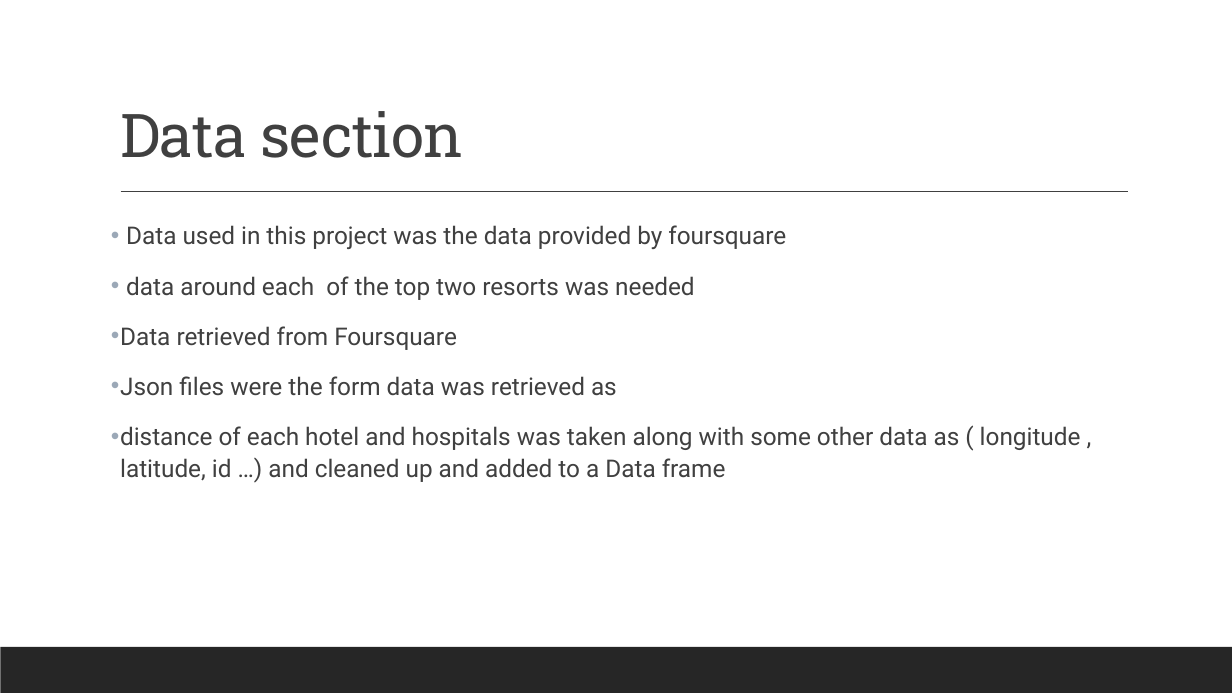
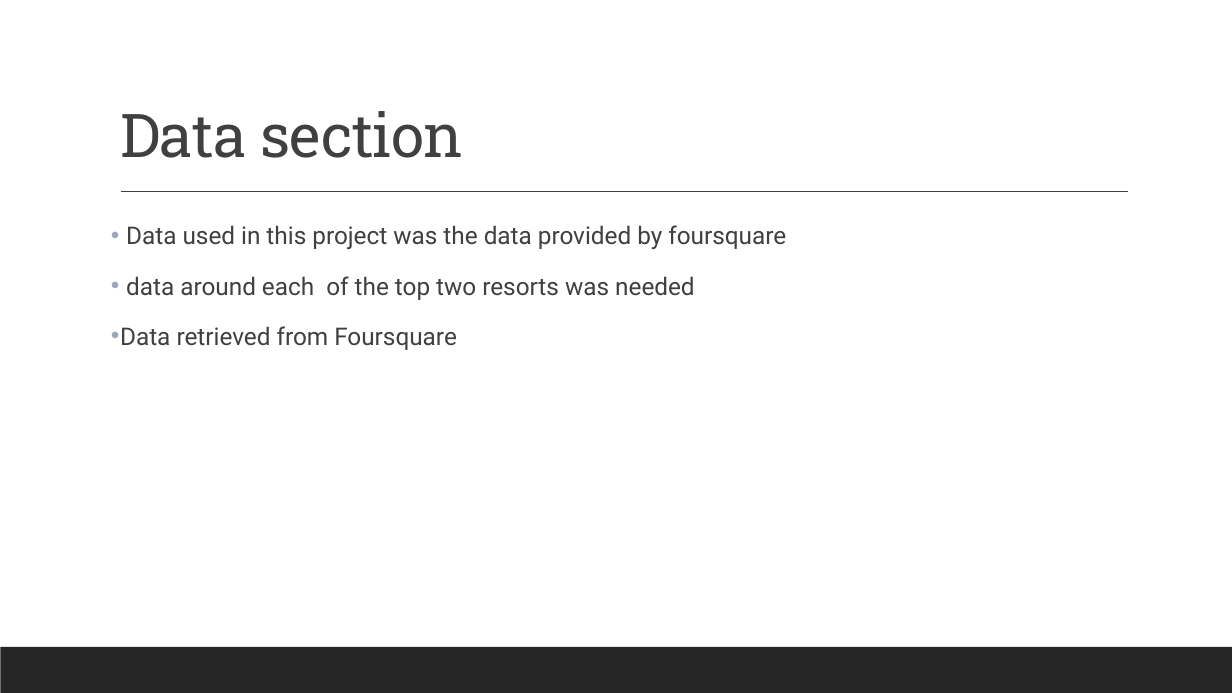
Before and after one commit to NohaGalal04/Coursera_Capstone, a slide deck: slide 5 of California.pptx (slide 3 before the commit). Drawn at 1232x693 pixels with LibreOffice and Linux fonts; fonts in the diff are those of the drawing. Boxes give left, top, right and bottom in pixels: in the first picture for what was removed or moved away, otherwise in the second. Text is boxed around its words. In the diff, an @@ line names an element or a change of style, - is before the commit and + after.

```diff
--- a/California.pptx
+++ b/California.pptx
@@ text at (120,376,1081,482): paragraphs removed @@
-• Json files were the form data was retrieved as
-• distance of each hotel and hospitals was taken along with some other data as ( longitude , latitude, id …) and cleaned up and added to a Data frame
```
Also in this commit, not shown: 2 other slides changed, 5 slides added.
